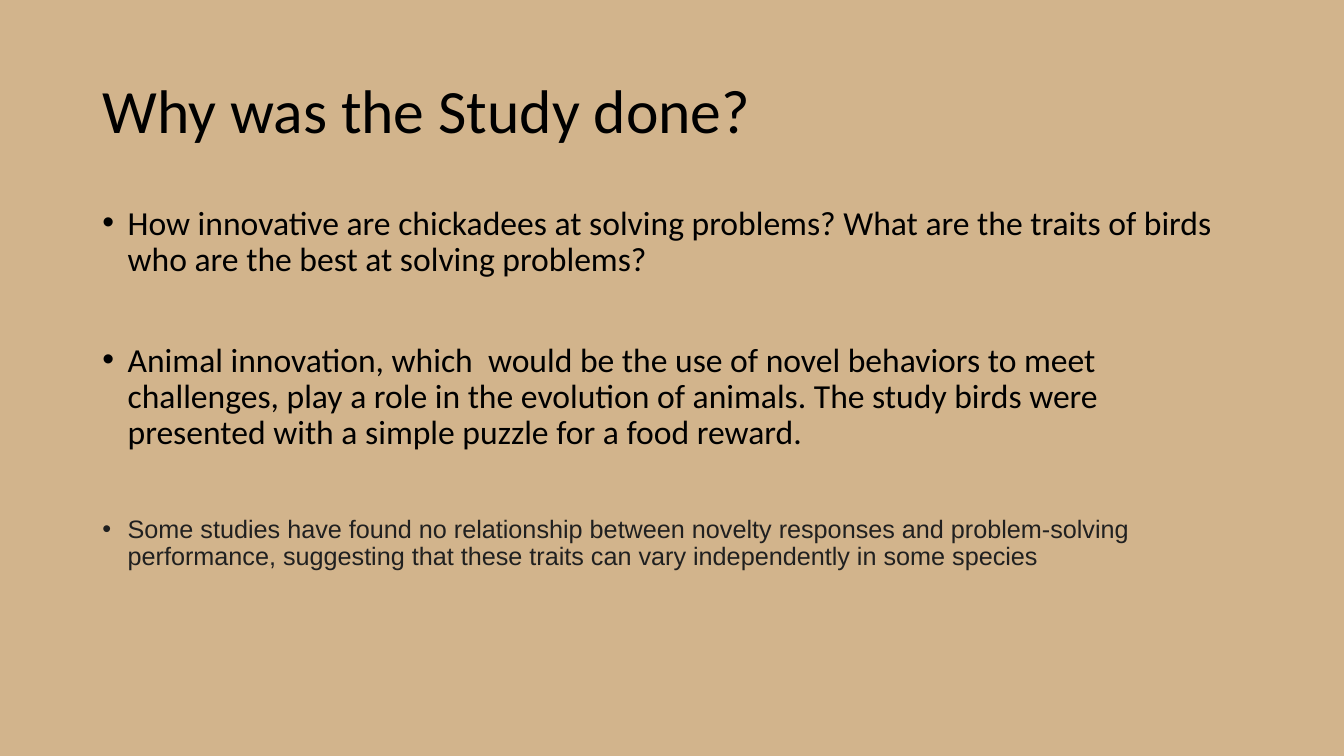
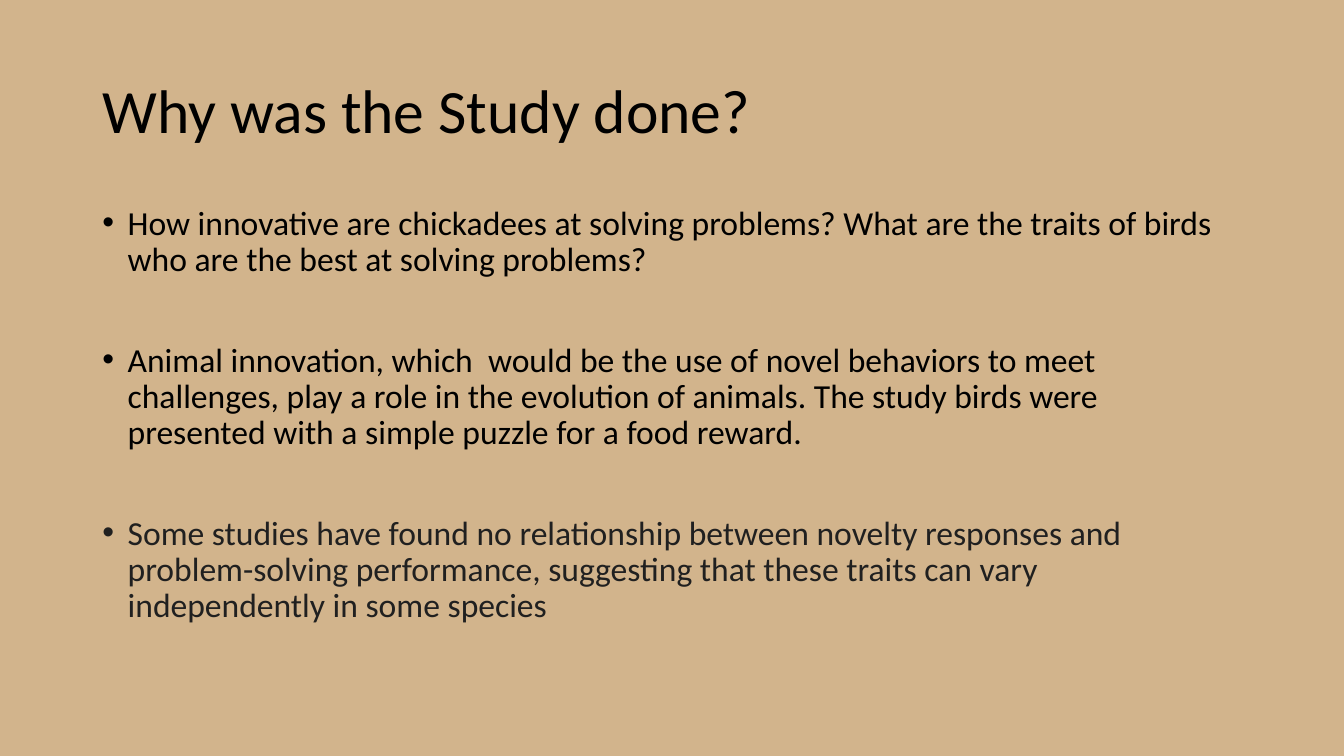
Before and after one commit to chanks06/chickadees, a slide deck: slide 3 of Presentation2.pptx. Drawn at 1344x756 pixels with LibreOffice and Linux fonts; fonts in the diff are those of the drawing. Boxes give left, top, right and bottom in pixels: in the first picture for what was removed or moved away, otherwise in the second. Text is boxed around its words. In the diff, an @@ line names an element or a change of style, - is before the commit and + after.

Commit message:
update presentation

```diff
--- a/Presentation2.pptx
+++ b/Presentation2.pptx
@@ text at <box>128,521,1121,623</box>: size 18 to 24 pt, font Arial to Calibri in "Some studies have found no relationship between ..." @@
```
Also in this commit, not shown: 3 other slides changed.
